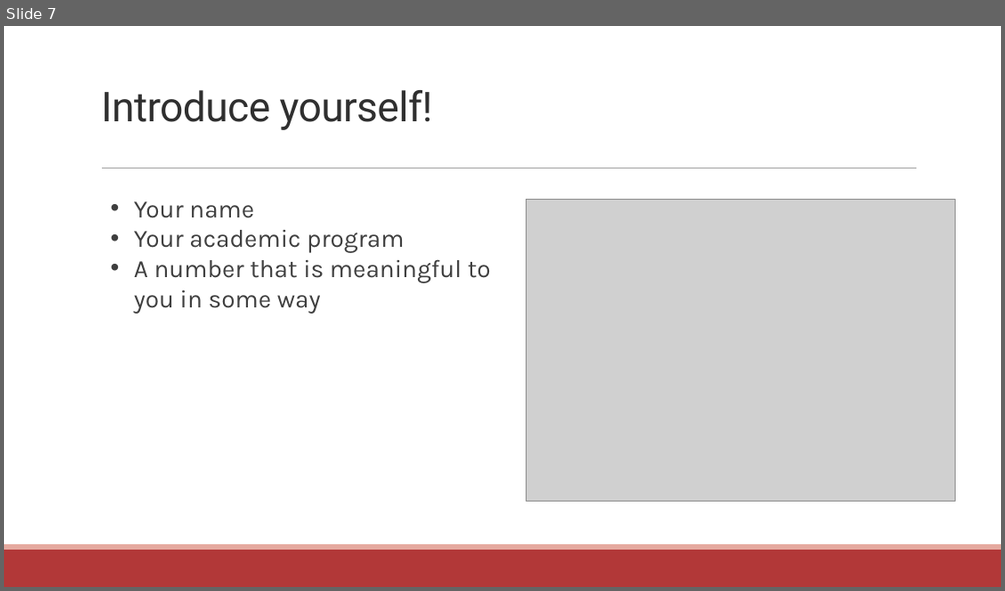
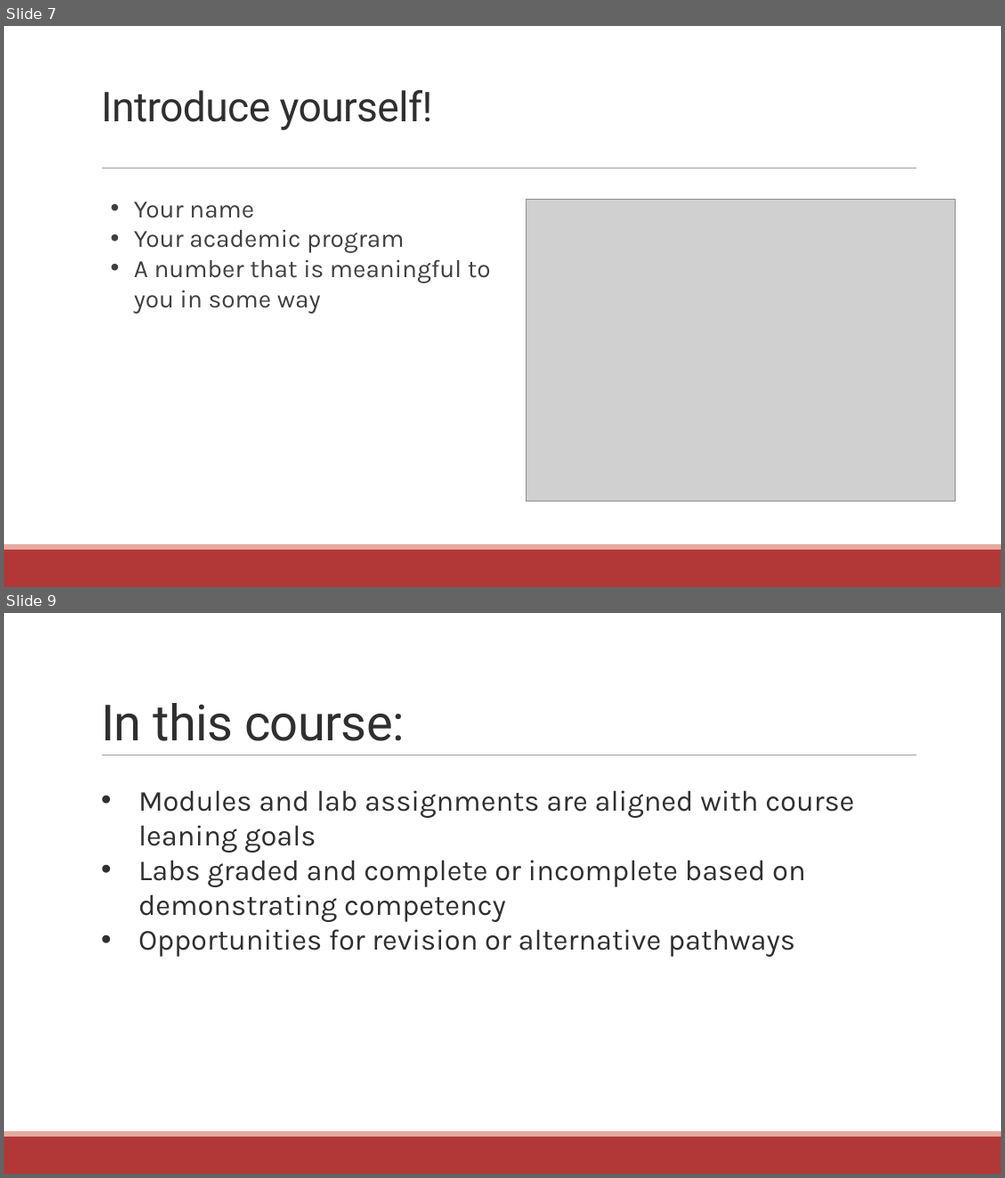
Before and after one commit to communitymaplab/geog4300_datascience, a slide deck: in_class_slides/geog4300_L01-Introductions.pptx. Shown one above the other, each under a label of ours: slide 7 before the commit, slides 7 and 9 after it; the slides between them are not shown. The pictures are 1005x591 and 1005x1178 pixels, drawn with LibreOffice and Linux fonts; fonts in the diff are those of the drawing; grey boxes stand for pictures. Boxes give left, top, right and bottom in pixels: in the first picture for what was removed or moved away, otherwise in the second. Text is boxed around its words. In the diff, an @@ line names an element or a change of style, - is before the commit and + after.

```diff
--- a/in_class_slides/geog4300_L01-Introductions.pptx
+++ b/in_class_slides/geog4300_L01-Introductions.pptx
@@ slide 9 added at (x1=4, y1=613, x2=1001, y2=1174), background #FFFFFF; not listed: 3 template elements that a slide beside it also shows @@
@@ title added at (x1=101, y1=703, x2=404, y2=741), 48 pt, text #2F2F2F @@
+In this course:
@@ text added at (x1=138, y1=790, x2=854, y2=957), 28 pt, text #2F2F2F @@
+• Modules and lab assignments are aligned with course leaning goals
+• Labs graded and complete or incomplete based on demonstrating competency
+• Opportunities for revision or alternative pathways
```
Also in this commit, not shown: 5 slides changed, 5 other slides added, 18 slides removed, 1 other file.
